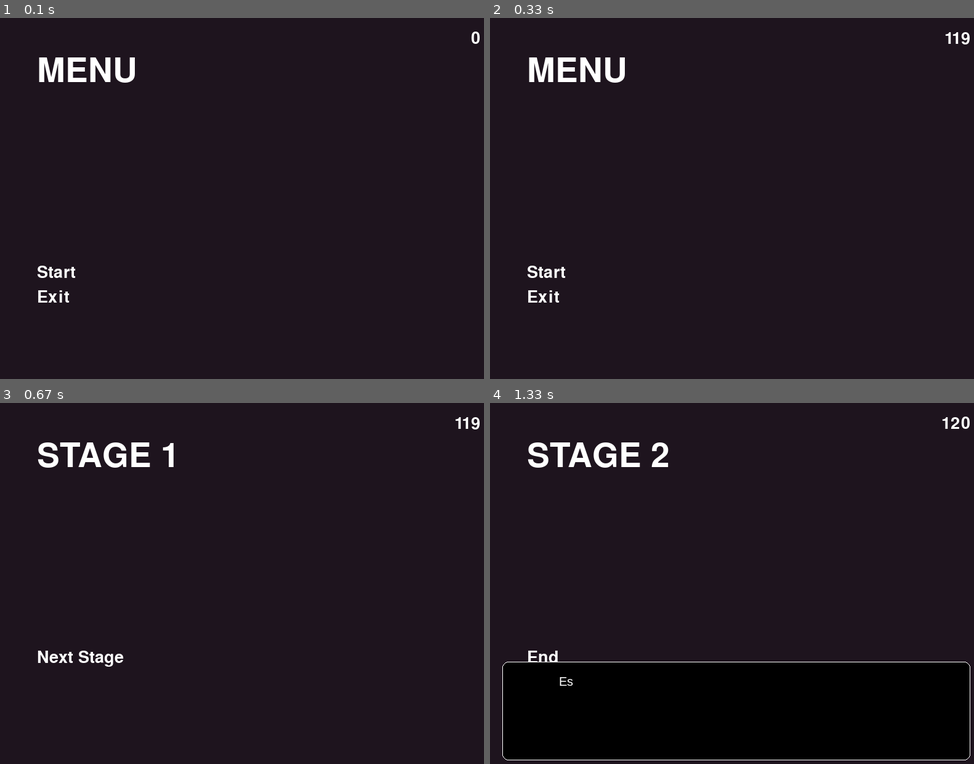
Above: before the commit, frames 1-4 (two rows, left to right).
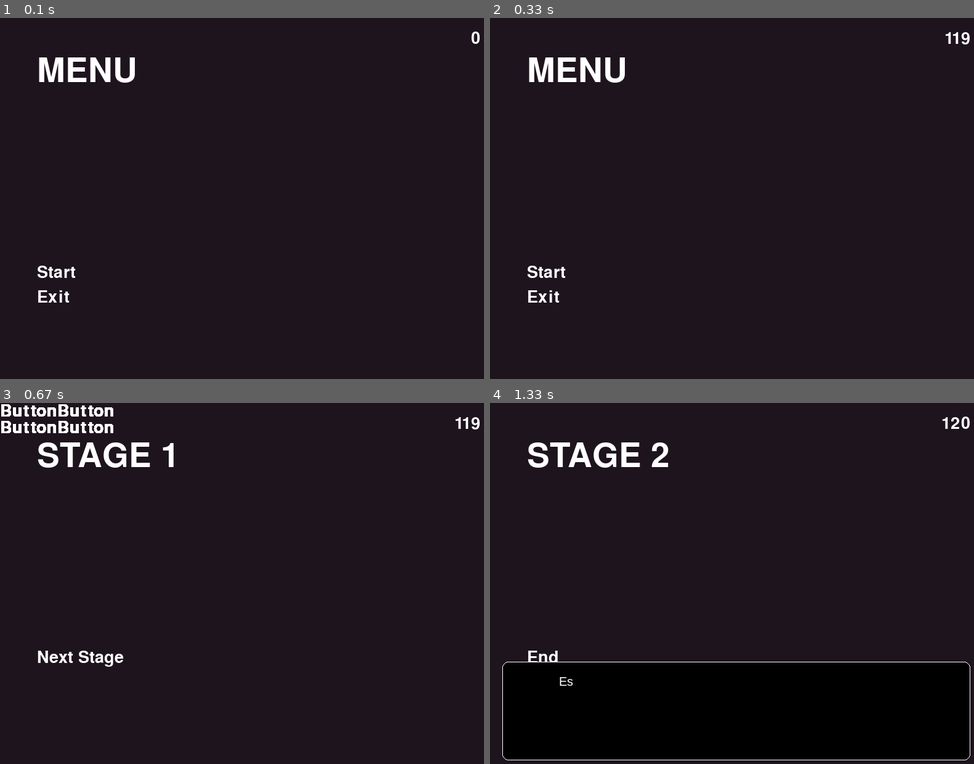
Above: after the commit, the same moments.

Repository: unnamedItem/PygameTemplate
Game: pygame game, started from main.py
Two runs of this game, one before a commit and one after it. Both use one fixed random seed, a clock stepped at 60 frames per second and the inputs below.
Inputs (mouse positions are in pixels of both pictures, inside the frame that each line leads up to):
- Up to frame 1 (0.1 s): no input
- Up to frame 2 (0.33 s): no input
- Up to frame 3 (0.67 s): press the mouse at (58, 655) at 0.37 s; move the mouse to (72, 666) at 0.47 s; release the mouse at (91, 673) at 0.6 s
- Up to frame 4 (1.33 s): press the mouse at (572, 659) at 0.7 s; move the mouse to (606, 554) at 0.8 s; release the mouse at (640, 457) at 0.93 s; press the mouse at (552, 680) at 1.03 s; move the mouse to (736, 706) at 1.13 s; release the mouse at (920, 727) at 1.27 s

Frames 1-2 are identical in both runs. In frame 3, 0.8% of the frame differs, in the area x 0-24%, y 0-9%; in frame 4, nothing differs.

Commit message:
grid system

Diff:
--- a/core/baseClass.py
+++ b/core/baseClass.py
@@ -3,9 +3,9 @@
 
 class BaseClass:
     def __init__(self) -> None:
-        pass
+        self.surface:Surface
 
-    def event(self, event: Event) -> None:
+    def events(self, event: Event) -> None:
         pass
 
     def render(self, display: Surface) -> None:
--- a/core/button.py
+++ b/core/button.py
@@ -7,10 +7,11 @@
 from pygame import rect
 import pygame
 
+from core.baseClass import BaseClass
 import commons
 
 
-class Button:
+class Button(BaseClass):
     def __init__(
             self,
             event: Callable,
--- a/core/grid.py
+++ b/core/grid.py
@@ -1,35 +1,76 @@
 from pygame.surface import Surface
+from pygame.event import Event
+from pygame import SRCALPHA, DOUBLEBUF
+
+from core.baseClass import BaseClass
+import commons
 
 class Flex():
     def __init__(self) -> None:
         pass
 
 class Col():
-    def __init__(self, surface: Surface, n_cols: int) -> None:
-        self.surface = surface
-        self.width = surface.get_width()
-        self.height = surface.get_height()
-        self.n_cols = n_cols
+    def __init__(self, content: BaseClass) -> None:
+        self.content = content
+        self.width = 0
+        self.height = 0
+        self.surface = Surface((self.width, self.height), flags=SRCALPHA)
+
+    def events(self, event: Event) -> None:
+        self.content.events(event)
+
+    def update(self) -> None:
+        self.content.update()
+        self.width = self.content.surface.get_width()
+        self.height = self.content.surface.get_height()
+        self.surface = Surface((self.width, self.height), flags=SRCALPHA)
+
+    def render(self, display: Surface, position: tuple = (0,0)) -> None:
+        self.content.render(self.surface)
+        display.blit(self.surface, position)
+
+class Row():
+    def __init__(self, *cols: 'list[Col]') -> None:
+        self.cols: 'list[Col]' = cols
+        self.width = commons.Display.display_w
+        self.height = max(col.height for col in self.cols)
+        self.rsurface = Surface((self.width, self.height), flags=SRCALPHA)
+
+    def events(self, event: Event) -> None:
+        for col in self.cols:
+            col.events(event)
+
+    def update(self) -> None:
+        self.width = commons.Display.display_w
+        self.height = max(col.height for col in self.cols)
+        self.rsurface = Surface((self.width, self.height), flags=SRCALPHA)
+        for col in self.cols:
+            col.update()
+
+    def render(self, display: Surface, position: tuple = (0,0)) -> None:
+        x = 0
+        for col in self.cols:
+            col.render(self.rsurface, (x,0))
+            x += col.width
+        display.blit(self.rsurface, position)
+
+
+class Grid():
+    def __init__(self, *rows: 'list[Row]') -> None:
+        self.rows: 'list[Row]' = rows
+        self.gsurface = Surface(commons.Display.display_size, flags=SRCALPHA)
+
+    def events(self, event: Event) -> None:
+        for row in self.rows:
+            row.events(event)
+
+    def update(self) -> None:
+        for row in self.rows:
+            row.update()
 
     def render(self, display: Surface) -> None:
-        for col in range(self.n_cols):
-            display.blit(self.surface, (self.get_col(col), 0))
-
-    def get_col(self, col: int) -> float:
-        return self.surface.get_width() * col / self.n_cols
-
-class Row():
-    def __init__(self, *cols: list[Col]) -> None:
-        self.cols = cols
-
-    def render(self, display: Surface) -> None:
-        for col in self.cols:
-            col.render(display)
-
-class Grid():
-    def __init__(self, *rows: list[Row]) -> None:
-        self.rows = rows
-
-    def render(self, display: Surface) -> None:
+        y = 0
         for row in self.rows:
-            row.render(display)
+            row.render(self.gsurface, (0,y))
+            y += row.height
+        display.blit(self.gsurface, (0,0))
--- a/stages/MainMenu.py
+++ b/stages/MainMenu.py
@@ -31,13 +31,13 @@
             CustomButton(self.event_exit, "Exit", (60, 440), None, font_size=40, inner_margin=0, font_color=commons.Colors.WHITE),
         ]
 
+    def events(self, event:Event) -> None:
+        for option in self.options:
+            option.events(event)
+
     def update(self) -> None:
         for option in self.options:
             option.update()
-
-    def events(self, event:Event) -> None:
-        for option in self.options:
-            option.events(event)
 
     def render(self, display: Surface) -> None:
         self.title[2] = display.blit(self.font_title.render(*self.title[0]), self.title[1])
--- a/stages/Stage1.py
+++ b/stages/Stage1.py
@@ -6,6 +6,7 @@
 
 from core.stage import Stage
 from core.button import Button
+import core.grid as grid
 import commons
 import stages
 
@@ -29,22 +30,37 @@
         self.options:list[Button] = [
             CustomButton(self.event_next_stage, "Next Stage", (60, 400), None, font_size=40, inner_margin=0, font_color=commons.Colors.WHITE),
         ]
+        self.grid = grid.Grid(
+            grid.Row(
+                grid.Col(Button(self.foo, "Button", (0, 0), None, font_size=40, inner_margin=0, font_color=commons.Colors.WHITE)),
+                grid.Col(Button(self.foo, "Button", (0, 0), None, font_size=40, inner_margin=0, font_color=commons.Colors.WHITE))
+            ),
+            grid.Row(
+                grid.Col(Button(self.foo, "Button", (0, 0), None, font_size=40, inner_margin=0, font_color=commons.Colors.WHITE)),
+                grid.Col(Button(self.foo, "Button", (0, 0), None, font_size=40, inner_margin=0, font_color=commons.Colors.WHITE))
+            ),
+        )
 
+    def events(self, event:Event) -> None:
+        for option in self.options:
+            option.events(event)
+        self.grid.events(event)
 
     def update(self) -> None:
         for option in self.options:
             option.update()
-
-    def events(self, event:Event) -> None:
-        for option in self.options:
-            option.events(event)
+        self.grid.update()
 
     def render(self, display: Surface) -> None:
         self.title[2] = display.blit(self.font_title.render(*self.title[0]), self.title[1])
         for option in self.options:
             option.render(display)
+        self.grid.render(display)
 
 
     def event_next_stage(self):
         self.manager.deactivate_stage(stages.StagesName.Stage1)
         self.manager.activate_stage(stages.StagesName.Stage2)
+
+    def foo(self):
+        print("bar")
--- a/stages/Stage2.py
+++ b/stages/Stage2.py
@@ -33,16 +33,15 @@
         ]
         self.dialog_box = DialogBox()
 
+    def events(self, event:Event) -> None:
+        for option in self.options:
+            option.events(event)
+        self.dialog_box.process_event(event)
 
     def update(self) -> None:
         for option in self.options:
             option.update()
         self.dialog_box.update(commons.System.dt)
-
-    def events(self, event:Event) -> None:
-        for option in self.options:
-            option.events(event)
-        self.dialog_box.process_event(event)
 
     def render(self, display: Surface) -> None:
         self.title[2] = display.blit(self.font_title.render(*self.title[0]), self.title[1])
